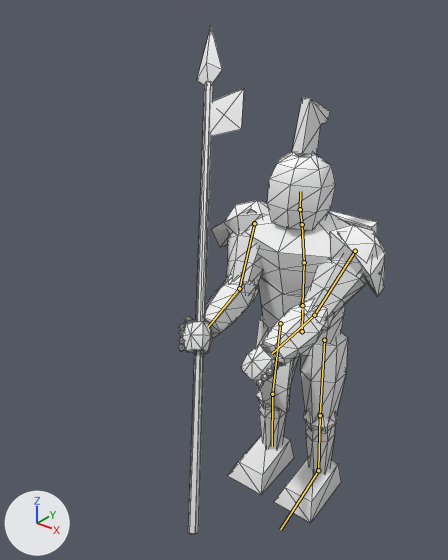
Before and after pictures for a commit that changed the glTF model client/public/assets/models/pike_warden.glb.
Rendered twice from a camera (50 mm lens) standing at (1.31, -2.24, 2.4) and looking at (-0.23, -0.31, 1.2). The lights are fixed; the arrows at lower left show +X, +Y and +Z. The older version comes first. Both versions are drawn at frame 26 of the action 'cast'; the numbers are the values there. The bones that change, and the others that lie on the model, are drawn over the model as lines. Mesh edges are drawn as thin lines.

The first picture shows 'pike_warden'.
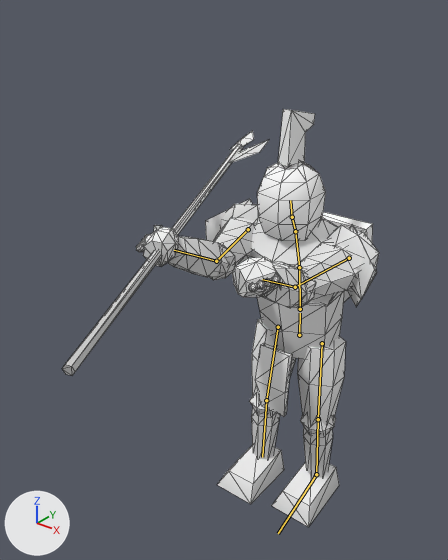
Changed parts and their boxes [x1, y1, x2, y2] in the pictures (448 x 560 px):
'pike_warden', posed (51% wider, 18% shorter)
    before: [178, 27, 387, 534]
    after: [62, 109, 379, 527]
bone 'hips', root to tip
    before: (302, 331) to (302, 309)
    after: (299, 335) to (300, 313)
bone 'spine', root to tip
    before: (302, 305) to (304, 262)
    after: (300, 309) to (299, 267)
bone 'head', root to tip
    before: (300, 209) to (300, 191)
    after: (292, 217) to (290, 200)
bone 'upper_arm.L', root to tip
    before: (355, 251) to (314, 315)
    after: (349, 258) to (295, 287)
bone 'upper_arm.R', root to tip
    before: (254, 223) to (239, 288)
    after: (248, 229) to (216, 261)
bone 'thigh.R', root to tip
    before: (280, 323) to (272, 394)
    after: (278, 327) to (266, 400)

The change in detail:
Bone 'hips' (bone_hips) moves from (0.0, 0.0, 0.0) to (0.0, -0.01, 0.02).
Bone 'spine' (bone_spine) turns from (0, 0, 0) to (5, 0, 0) degrees about its own x, y and z.
Bone 'head' (bone_head) turns from (-2, 0, 0) to (2, 0, 0) degrees about its own x, y and z.
Bone 'upper_arm.L' (bone_upper_arm_l) turns from (-42, 0, 17) to (-92, 0, 22) degrees about its own x, y and z.
Bone 'upper_arm.R' (bone_upper_arm_r) turns from (-42, 0, -17) to (-92, 0, -22) degrees about its own x, y and z.
Bone 'thigh.R' (bone_thigh_r) turns from (0, 0, 0) to (-5, 0, 0) degrees about its own x, y and z.
